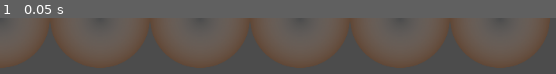
Above: before the commit, frame 1.
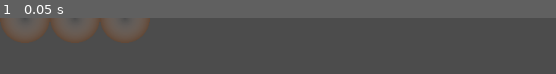
Above: after the commit, the same moment.

Repository: ItsNorin/Mancala
Game: Godot game, scene res://Scripts/Board/PlayerRow/PlayerRow.tscn
Same seed, same stepped clock (60 frames per second), same inputs: the game is played once before the commit and once after it. This scene is started directly instead of the project's main scene.
Inputs:
- Up to frame 1 (0.05 s): no input

The runs differ from the first frame. In frame 1, 41% of the frame differs, in the area x 0-99%, y 0-83%.

Commit message:
Board layout

Diff:
--- /dev/null
+++ b/Scripts/Board/Board.gd
@@ -0,0 +1,70 @@
+#
+# Board
+#
+# Main game board that handles:
+#  - Board layout and setup
+#  - Piece positions and movement animations
+#
+
+tool
+extends Node2D
+
+onready var layout = $CircleLayout
+onready var pieceFactory = $PieceFactory
+
+var ROW = preload("res://Scripts/Board/PlayerRow/PlayerRow.tscn")
+
+export (int, 2, 8) var sideCount = 5 setget setSides
+export (int, 1, 16) var pitCount = 7 setget setPitCount
+export (int, 0, 24) var startingPieces = 4 setget setStartingPieces
+
+export (bool) var update = false setget setUpdate
+
+func setPitCount(p:int):
+	pitCount = p
+	setUpdate()
+	pass
+
+func setStartingPieces(p:int):
+	startingPieces = p
+	setUpdate()
+	pass
+
+# warning-ignore:unused_argument
+func setUpdate(b:bool = false):
+	setSides(sideCount)
+	pass
+
+func makeNewRow() -> PlayerRow:
+	var r:PlayerRow = ROW.instance()
+	r.setPitCounts(pitCount)
+	for i in pitCount:
+		var p:Pit = r.getPit(i)
+		p.addPieces(pieceFactory.getNewPieces(startingPieces))
+	return r
+
+func setSides(s:int):
+	sideCount = s
+
+	if layout != null:
+		# create needed pits
+		var sides = []
+		sides.resize(sideCount)
+		for i in sideCount:
+			var r:PlayerRow = makeNewRow()
+			r.rotate(2*PI*i/sideCount + PI/2)
+			sides[i] = r
+
+
+		var sideLength:float = (sides.front() as PlayerRow).length()
+		var layoutRadius:float = sideLength / (2 * tan(PI / sideCount))
+
+		# update layout
+		layout.remove_all_children()
+		layout.setRadius(layoutRadius)
+		layout.add_child_many(sides)
+	pass
+
+func _ready():
+	setSides(sideCount)
+	pass
--- /dev/null
+++ b/Scripts/Board/Board.tscn
@@ -0,0 +1,18 @@
+[gd_scene load_steps=4 format=2]
+
+[ext_resource path="res://Scripts/Board/Board.gd" type="Script" id=1]
+[ext_resource path="res://Scripts/Layout/CircleLayout/CircleLayout.gd" type="Script" id=2]
+[ext_resource path="res://Scripts/Piece/PieceFactory.gd" type="Script" id=3]
+
+[node name="Board" type="Node2D"]
+position = Vector2( 512, 300 )
+script = ExtResource( 1 )
+pitCount = 5
+
+[node name="CircleLayout" type="Node2D" parent="."]
+script = ExtResource( 2 )
+radius = 220.221
+
+[node name="PieceFactory" type="Node" parent="."]
+script = ExtResource( 3 )
+pieceColors = [ Color( 0.0941176, 0.137255, 0.768627, 1 ), Color( 0.662745, 0.0745098, 0.0745098, 1 ), Color( 0.227451, 0.627451, 0.145098, 1 ), Color( 0.666667, 0.054902, 0.686275, 1 ), Color( 0.827451, 0.47451, 0.0627451, 1 ), Color( 0.878431, 0.796078, 0.109804, 1 ) ]
--- a/Scripts/Board/Pit/Pit.gd
+++ b/Scripts/Board/Pit/Pit.gd
@@ -9,12 +9,17 @@
 
 class_name Pit
 
-onready var layout:SunflowerSeedLayout = $SunflowerSeedLayout
+export (float, 16, 256) var radius = 64
+export (float, 16, 256) var pileRadius = 56
+var layout:SunflowerSeedLayout
 
 func addPiece(p:Piece):
 	layout.add_child(p)
 	pass
 
+func addPieces(pa:Array):
+	layout.add_child_many(pa)
+	pass
 
 func withdrawAllPieces() -> Array:
 	var pieces = layout.get_children()
@@ -23,5 +28,12 @@
 func pieceCount() -> int:
 	return layout.get_child_count()
 
-func _ready():
+func _init():
+	layout = SunflowerSeedLayout.new()
+	layout.setRadius(pileRadius)
+	add_child(layout)
 	pass
+
+func _exit_tree():
+	layout.queue_free()
+	pass
--- a/Scripts/Board/Pit/Pit.tscn
+++ b/Scripts/Board/Pit/Pit.tscn
@@ -1,21 +1,16 @@
-[gd_scene load_steps=4 format=2]
+[gd_scene load_steps=3 format=2]
 
 [ext_resource path="res://Scripts/Board/Pit/Pit.gd" type="Script" id=1]
-[ext_resource path="res://Scripts/Layout/SunflowerSeedLayout/SunflowerSeedLayout.gd" type="Script" id=2]
 [ext_resource path="res://Res/Img/pit.svg" type="Texture" id=3]
 
 [node name="Pit" type="Node2D"]
 script = ExtResource( 1 )
 
-[node name="SunflowerSeedLayout" type="Node2D" parent="."]
-script = ExtResource( 2 )
-radius = 100.0
-
 [node name="Texture" type="TextureRect" parent="."]
-margin_left = -64.0
-margin_top = -64.0
-margin_right = 64.0
-margin_bottom = 64.0
+margin_left = -32.0
+margin_top = -32.0
+margin_right = 32.0
+margin_bottom = 32.0
 texture = ExtResource( 3 )
 expand = true
 stretch_mode = 6
--- a/Scripts/Board/PlayerRow/PlayerRow.gd
+++ b/Scripts/Board/PlayerRow/PlayerRow.gd
@@ -1,11 +1,16 @@
 tool
 extends Node2D
+
+class_name PlayerRow
 
 export (int, 1, 12) var pitCount = 6 setget setPitCounts
 export (float, 0, 256) var spacing = 128 setget setLayoutSpacing
 
-var layout:LineLayout = null
+var layout:LineLayoutCentered = null
 var PIT = preload("res://Scripts/Board/Pit/Pit.tscn")
+
+func length() -> float:
+	return layout.length() + spacing
 
 func setLayoutSpacing(s:float):
 	spacing = s
@@ -31,13 +36,13 @@
 func getPit(i:int) -> Pit:
 	return layout.get_child(i) as Pit
 
-func _ready():
-	layout = get_node("LineLayout")
+func _init():
+	layout = LineLayoutCentered.new()
+	add_child(layout)
 	layout.setSpacing(spacing)
 	setPitCounts(pitCount)
 
-	pass
-
 func _exit_tree():
 	layout.remove_all_children()
+	layout.free()
 	pass
--- a/Scripts/Board/PlayerRow/PlayerRow.tscn
+++ b/Scripts/Board/PlayerRow/PlayerRow.tscn
@@ -1,11 +1,7 @@
-[gd_scene load_steps=3 format=2]
+[gd_scene load_steps=2 format=2]
 
 [ext_resource path="res://Scripts/Board/PlayerRow/PlayerRow.gd" type="Script" id=1]
-[ext_resource path="res://Scripts/Layout/LineLayout/LineLayout.gd" type="Script" id=2]
 
 [node name="PlayerRow" type="Node2D"]
 script = ExtResource( 1 )
-
-[node name="LineLayout" type="Node2D" parent="."]
-script = ExtResource( 2 )
-spacing = 128.0
+spacing = 64.0
--- a/Scripts/Layout/LineLayout/LineLayout.gd
+++ b/Scripts/Layout/LineLayout/LineLayout.gd
@@ -3,6 +3,10 @@
 class_name LineLayout
 
 export (float, 0, 1024) var spacing = 0 setget setSpacing
+var _length:float = 0
+
+func length() -> float:
+	return _length
 
 func setSpacing(s:float):
 	spacing = s
@@ -17,4 +21,6 @@
 
 	for i in cc:
 		(children[i] as Node2D).position = Vector2(i*spacing, 0)
+	_length = (cc-1)*spacing
+
 	pass
--- /dev/null
+++ b/Scripts/Layout/LineLayoutCentered/LineLayoutCentered.gd
@@ -0,0 +1,14 @@
+tool
+extends LineLayout
+class_name LineLayoutCentered
+
+func updateChildPositions():
+	var children = getAllArrangableChildren()
+
+	var cc:int = children.size()
+
+	for i in cc:
+		(children[i] as Node2D).position = Vector2((i + 0.5 - cc*0.5)*spacing, 0)
+
+	_length = (cc-1)*spacing
+	pass
--- /dev/null
+++ b/Scripts/Layout/LineLayoutCentered/LineLayoutCentered.tscn
@@ -0,0 +1,6 @@
+[gd_scene load_steps=2 format=2]
+
+[ext_resource path="res://Scripts/Layout/LineLayoutCentered/LineLayoutCentered.gd" type="Script" id=1]
+
+[node name="LineLayoutCentered" type="Node2D"]
+script = ExtResource( 1 )
--- a/Scripts/Layout/SunflowerSeedLayout/SunflowerSeedLayout.tscn
+++ b/Scripts/Layout/SunflowerSeedLayout/SunflowerSeedLayout.tscn
@@ -2,6 +2,5 @@
 
 [ext_resource path="res://Scripts/Layout/SunflowerSeedLayout/SunflowerSeedLayout.gd" type="Script" id=1]
 
-
 [node name="SunflowerSeedLayout" type="Node2D"]
 script = ExtResource( 1 )
--- a/Scripts/Piece/Piece.gd
+++ b/Scripts/Piece/Piece.gd
@@ -11,22 +11,27 @@
 
 class_name Piece
 
-var pieceVisible:PieceVisible = null
-
-onready var tween = $Tween
+var pieceVisible:PieceVisible
+var tween:Tween
 
 func _init(pv:PieceVisible):
 	pieceVisible = pv
+	tween = Tween.new()
+	add_child(tween)
 	pass
 
 func animateMovement(speed:float = 1.0):
 	if pieceVisible != null:
+# warning-ignore:return_value_discarded
 		tween.interpolate_property(
 			pieceVisible,"position",
 			pieceVisible.position, self.position, speed,
 			Tween.TRANS_CIRC, Tween.EASE_IN_OUT)
+# warning-ignore:return_value_discarded
 		tween.start()
 	pass
 
+
 func _exit_tree():
-	pieceVisible.free()
+	pieceVisible.queue_free()
+	tween.queue_free()
--- a/Scripts/Piece/Piece.tscn
+++ /dev/null
@@ -1,10 +0,0 @@
-[gd_scene load_steps=2 format=2]
-
-[ext_resource path="res://Scripts/Piece/Piece.gd" type="Script" id=1]
-
-
-
-[node name="Piece" type="Node2D"]
-script = ExtResource( 1 )
-
-[node name="Tween" type="Tween" parent="."]
--- a/Scripts/Piece/PieceFactory.gd
+++ b/Scripts/Piece/PieceFactory.gd
@@ -7,17 +7,26 @@
 tool
 extends Node
 
+class_name PieceFactory
+
 # All possible colors of pieces
 export(Array, Color) var pieceColors
 
 # Creates a new randomly colored piece
 # Must be freed manually!
-func getNewPiece() -> Piece:
+func _getNewPiece() -> Piece:
 	var pV:PieceVisible = PieceVisible.new()
 	pV.setPieceColor(pieceColors[randi() % pieceColors.size()])
 	pV.rotate(rand_range(0, 2*PI))
 	return Piece.new(pV)
 
+func getNewPieces(count:int = 1):
+	var pa = []
+	pa.resize(count)
+	for i in count:
+		pa[i] = _getNewPiece()
+	return pa
+
 func _ready():
 	randomize()
 	pass
--- a/Scripts/Piece/PieceFactory.tscn
+++ b/Scripts/Piece/PieceFactory.tscn
@@ -2,6 +2,6 @@
 
 [ext_resource path="res://Scripts/Piece/PieceFactory.gd" type="Script" id=1]
 
-[node name="PieceFactory" type="Node2D"]
+[node name="PieceFactory" type="Node"]
 script = ExtResource( 1 )
 pieceColors = [ Color( 0.0941176, 0.137255, 0.768627, 1 ), Color( 0.662745, 0.0745098, 0.0745098, 1 ), Color( 0.227451, 0.627451, 0.145098, 1 ), Color( 0.666667, 0.054902, 0.686275, 1 ), Color( 0.827451, 0.47451, 0.0627451, 1 ), Color( 0.878431, 0.796078, 0.109804, 1 ) ]
--- a/project.godot
+++ b/project.godot
@@ -24,10 +24,20 @@
 "language": "GDScript",
 "path": "res://Scripts/Layout/LineLayout/LineLayout.gd"
 }, {
+"base": "LineLayout",
+"class": "LineLayoutCentered",
+"language": "GDScript",
+"path": "res://Scripts/Layout/LineLayoutCentered/LineLayoutCentered.gd"
+}, {
 "base": "Node2D",
 "class": "Piece",
 "language": "GDScript",
 "path": "res://Scripts/Piece/Piece.gd"
+}, {
+"base": "Node",
+"class": "PieceFactory",
+"language": "GDScript",
+"path": "res://Scripts/Piece/PieceFactory.gd"
 }, {
 "base": "Node2D",
 "class": "PieceVisible",
@@ -39,6 +49,11 @@
 "language": "GDScript",
 "path": "res://Scripts/Board/Pit/Pit.gd"
 }, {
+"base": "Node2D",
+"class": "PlayerRow",
+"language": "GDScript",
+"path": "res://Scripts/Board/PlayerRow/PlayerRow.gd"
+}, {
 "base": "CircleLayout",
 "class": "SunflowerSeedLayout",
 "language": "GDScript",
@@ -48,9 +63,12 @@
 "CircleLayout": "",
 "Layout": "",
 "LineLayout": "",
+"LineLayoutCentered": "",
 "Piece": "",
+"PieceFactory": "",
 "PieceVisible": "",
 "Pit": "",
+"PlayerRow": "",
 "SunflowerSeedLayout": ""
 }
 
